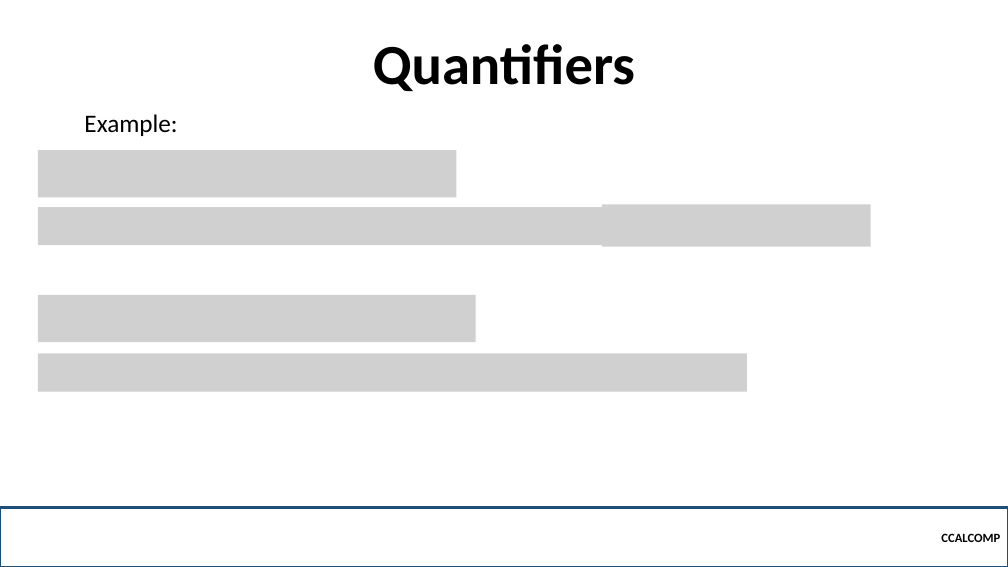
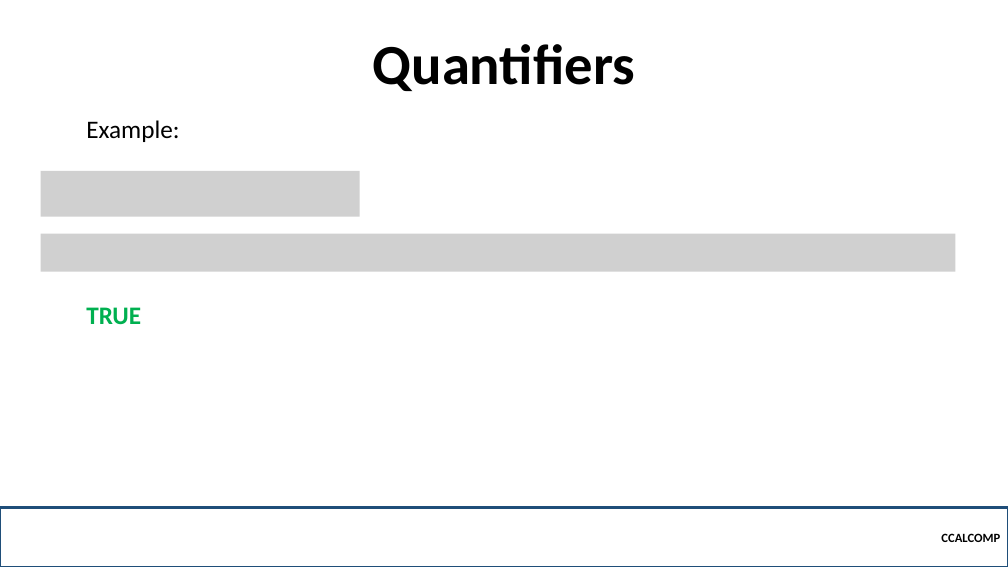
Before and after one commit to robitussin/CCALCOMP, a slide deck: slide 21 of Week 3 - Proofs/Logic.pptx (slide 13 before the commit). Drawn at 1008x567 pixels with LibreOffice and Linux fonts; fonts in the diff are those of the drawing; grey boxes stand for pictures; background and template pictures are left out. Boxes give left, top, right and bottom in pixels: in the first picture for what was removed or moved away, otherwise in the second. Text is boxed around its words. In the diff, an @@ line names an element or a change of style, - is before the commit and + after.

```diff
--- a/Week 3 - Proofs/Logic.pptx
+++ b/Week 3 - Proofs/Logic.pptx
@@ text "Example:": place and size @@
-text "Example:" at bbox=[84, 114, 177, 136]
+text "Example:" at bbox=[86, 120, 179, 142]
@@ picture: place and size @@
-picture at bbox=[38, 150, 457, 197]
+picture at bbox=[41, 171, 360, 217]
@@ picture removed at bbox=[38, 207, 602, 245] @@
@@ picture removed at bbox=[602, 204, 870, 247] @@
@@ picture added at bbox=[41, 234, 956, 271] @@
@@ picture removed at bbox=[38, 295, 476, 343] @@
@@ text added at bbox=[86, 307, 141, 325], 24 pt, text #00B050, bold @@
+TRUE
@@ picture removed at bbox=[38, 354, 602, 392] @@
@@ picture removed at bbox=[602, 354, 747, 392] @@
```
Also in this commit, not shown: 6 other slides changed, 11 slides added, 1 other file.
